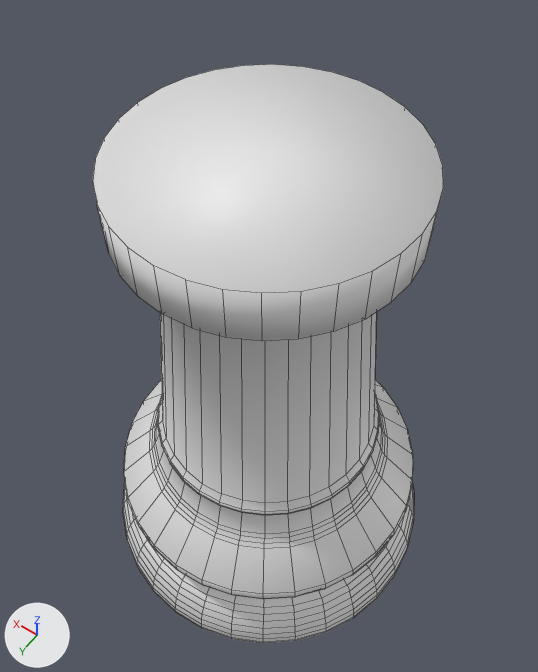
An edit to the Blender file tutorial/section6/chessrook.blend, drawn before and after from the same camera.
The view is the same before and after, from a 50 mm camera at (-2.71, 3.79, 9.5) aimed at (0.14, -0.2, 3.23). Lighting does not change. The marker at lower left points along +X, +Y and +Z. Mesh edges are drawn as thin lines.

In view in the first picture: 'Bishop'.
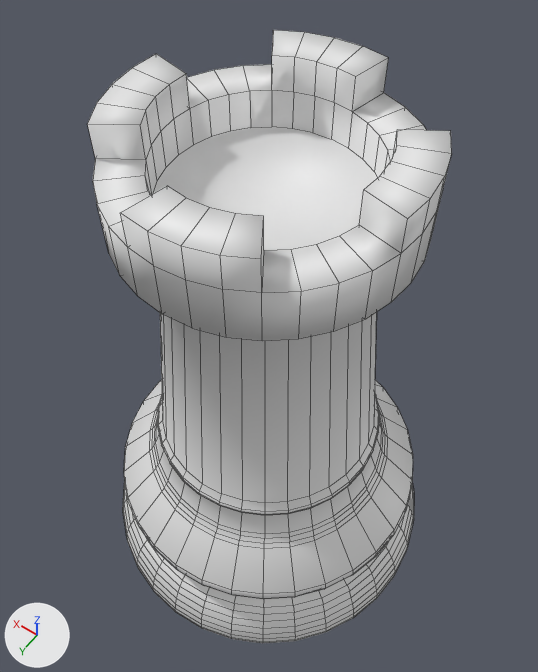
Changed parts and their boxes (x1, y1, x2, y2) in the pictures (538 x 672 px):
'Bishop', reshaped: before (93, 64, 443, 643); after (87, 30, 452, 643)
part 1 of me_sphere_001, built on: before (93, 64, 443, 293); after (87, 30, 452, 293)

The change, as a list of edits to the scene's bpy script:
```text
Change me_sphere_001:
    used by ob_bishop; location = (0.0, 0.0, 2.12); scale = (0.396, 0.396, 0.396)
    remove me_sphere_001.from_pydata(...)  # 1024 vertices, 994 faces; spans x -5.04..5.03, y -5.04..5.04, z -5.35..9.16
    add me_sphere_001.from_pydata(...)  # 1128 vertices, 1098 faces; spans x -5.04..5.03, y -5.04..5.04, z -5.35..9.98
    me_sphere_001 part 1
    1 face is deleted
    32 vertices are added at x -2.43..2.42, y -2.42..2.42, z 8.21
    20 new vertices lie (0.0, 0.0, 0.82) away from vertices in x -3.43..3.42, y -3.42..3.42, z 9.16
    32 new vertices lie (0.0, 0.0, 0.95) away from vertices in x -2.43..2.42, y -2.42..2.42, z 8.21
    20 new vertices lie (0.0, 0.0, 0.82) away from vertices in x -2.43..2.42, y -2.42..2.42, z 9.16
    105 new faces join them
```
